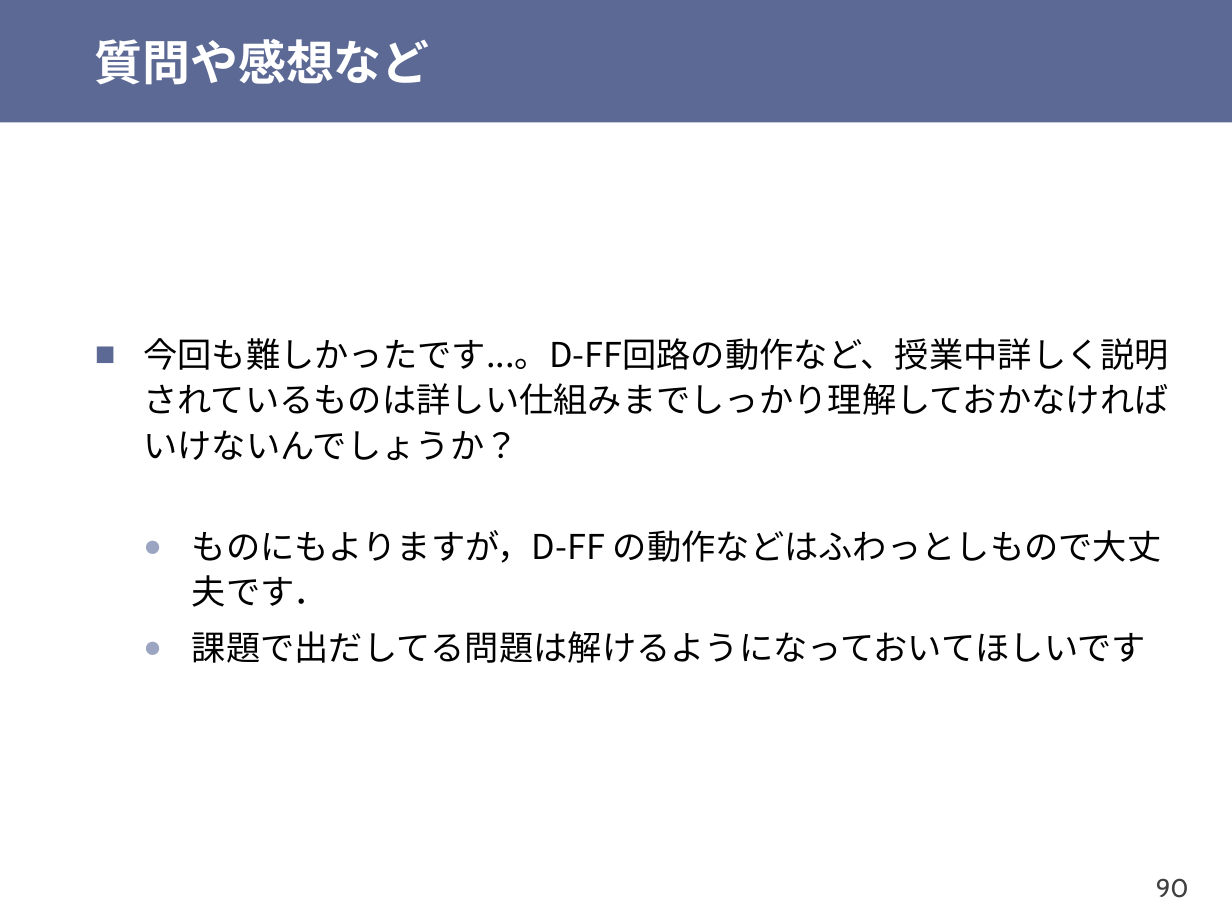
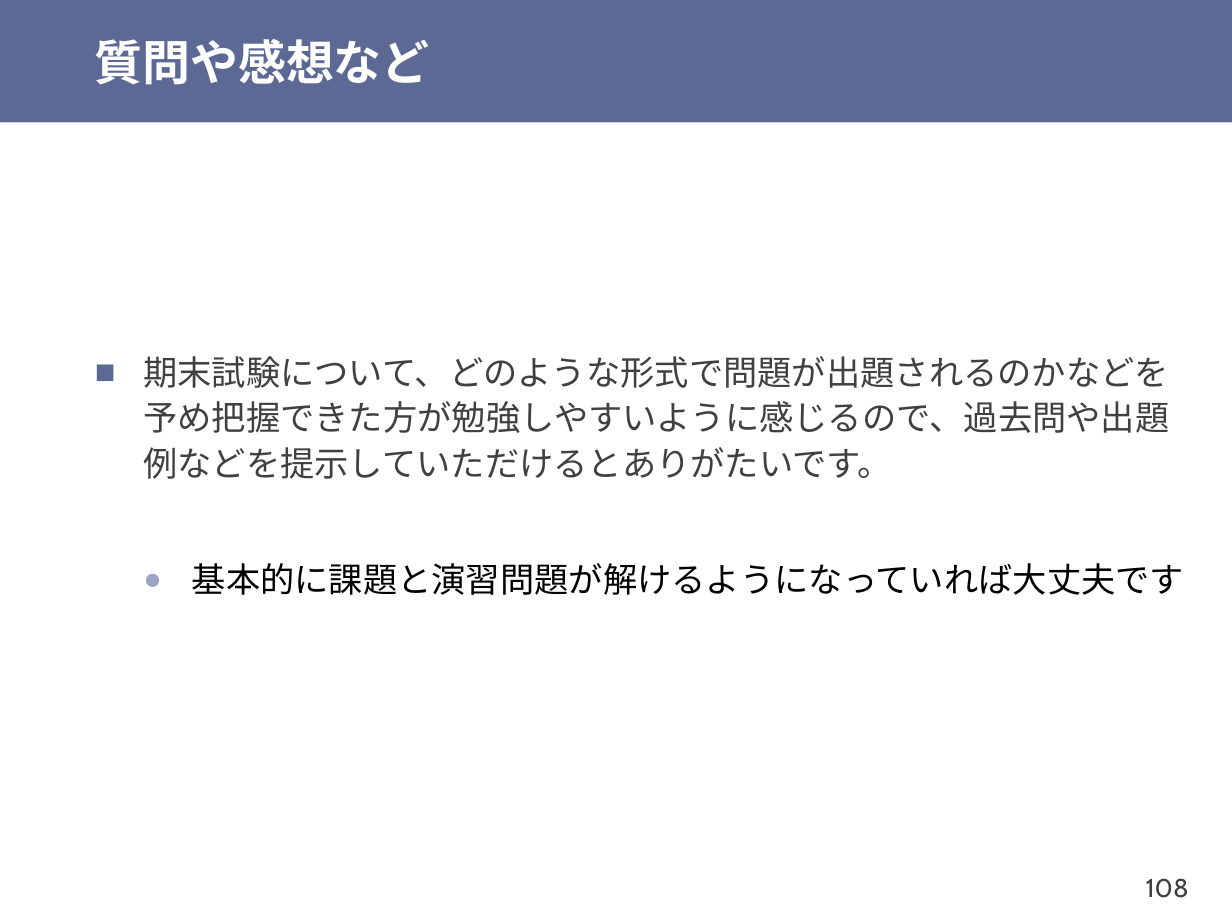
Before and after one commit to shioyadan/otya-computer-architecture-i, a slide deck: slide 108 of cai-shioya-06.pptx (slide 90 before the commit). Drawn at 1232x924 pixels with LibreOffice and Linux fonts; fonts in the diff are those of the drawing. Boxes give left, top, right and bottom in pixels: in the first picture for what was removed or moved away, otherwise in the second. Text is boxed around its words. In the diff, an @@ line names an element or a change of style, - is before the commit and + after.

```diff
--- a/cai-shioya-06.pptx
+++ b/cai-shioya-06.pptx
@@ text at (143,356,1184,595): text changed; font Noto Sans CJK JP to Cabin; text colour #000000 to #404040 @@
-■ 今回も難しかったです...。D-FF回路の動作など、授業中詳しく説明されているものは詳しい仕組みまでしっかり理解しておかなければいけないんでしょうか？
-  ● ものにもよりますが，D-FF の動作などはふわっとしもので大丈夫です．
-  ● 課題で出だしてる問題は解けるようになっておいてほしいです
+■ 期末試験について、どのような形式で問題が出題されるのかなどを予め把握できた方が勉強しやすいように感じるので、過去問や出題例などを提示していただけるとありがたいです。
+  ● 基本的に課題と演習問題が解けるようになっていれば大丈夫です
@@ page number at (1146,878,1189,898): text changed @@
-90
+108
```
Also in this commit, not shown: 32 other slides changed, 7 slides added, 1 slide removed, 1 other file.
